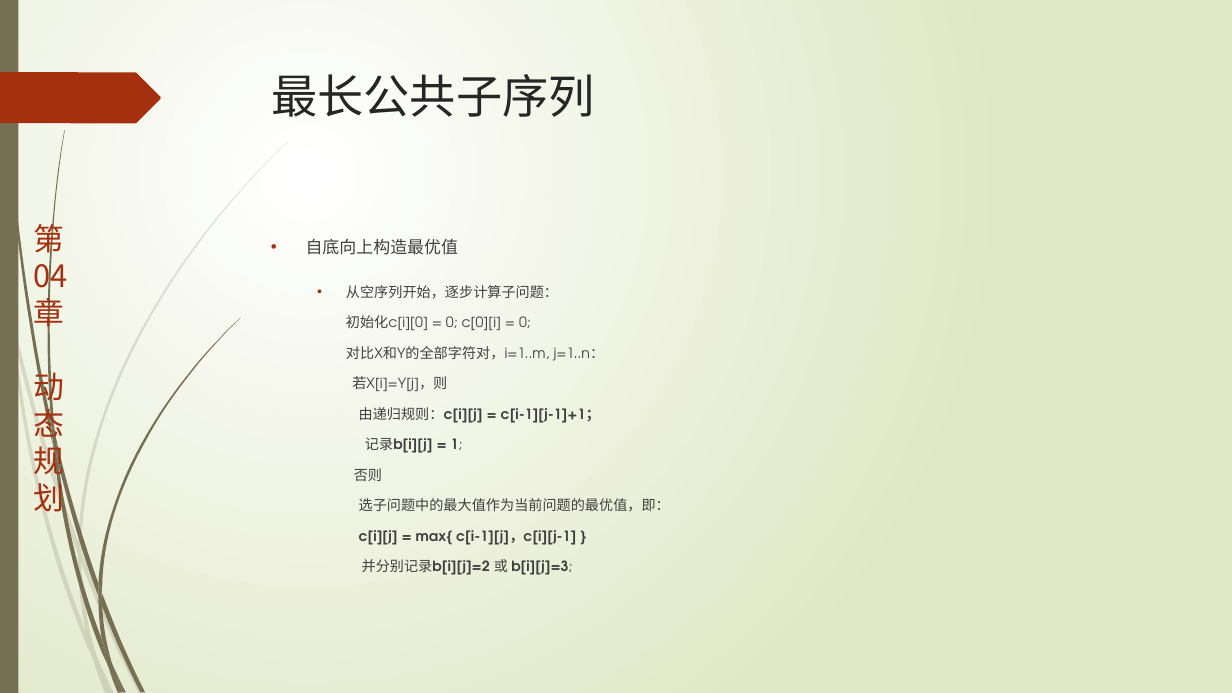
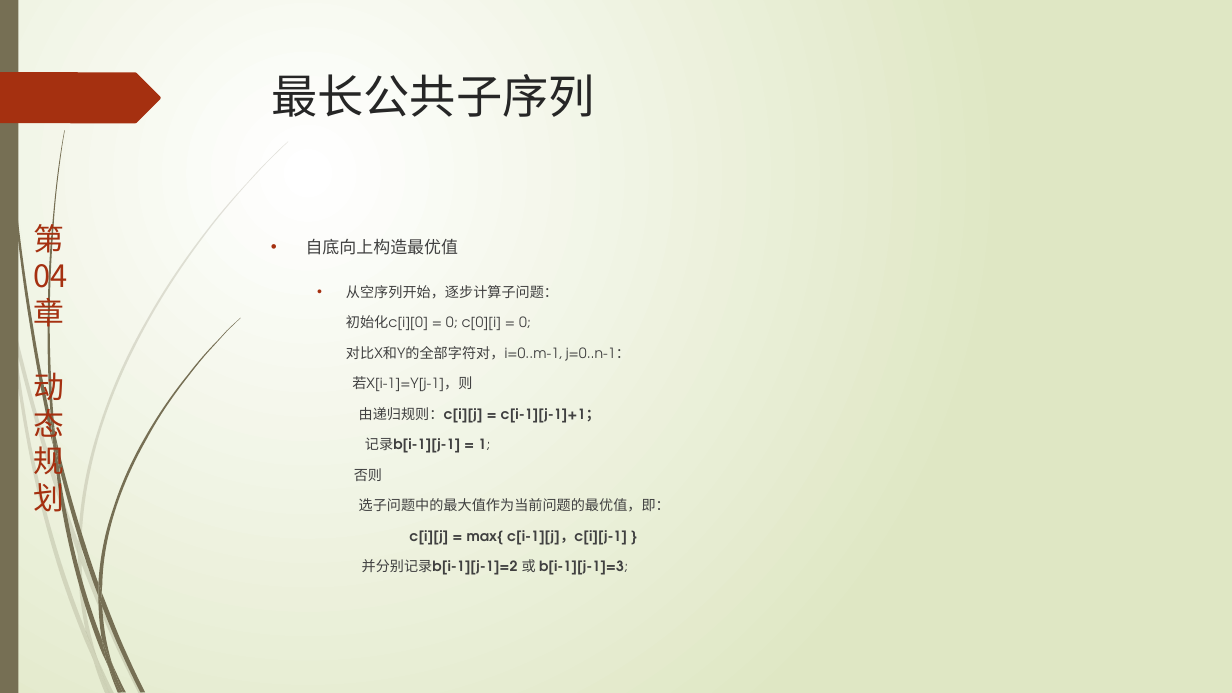
Before and after one commit to TeacherPeng/AlgorithmDesign, a slide deck: slide 19 of 教案/第04章.动态规划.pptx (slide 17 before the commit). Drawn at 1232x693 pixels with LibreOffice and Linux fonts; fonts in the diff are those of the drawing. Boxes give left, top, right and bottom in pixels: in the first picture for what was removed or moved away, otherwise in the second. Text is boxed around its words. In the diff, an @@ line names an element or a change of style, - is before the commit and + after.

```diff
--- a/教案/第04章.动态规划.pptx
+++ b/教案/第04章.动态规划.pptx
@@ text at [346,285,670,575]: text changed @@
-  • 从空序列开始，逐步计算子问题：
-    初始化c[i][0] = 0; c[0][i] = 0;
-    对比X和Y的全部字符对，i=1..m, j=1..n：
-    若X[i]=Y[j]，则
-    由递归规则：c[i][j] = c[i-1][j-1]+1；
-    记录b[i][j] = 1;
-    否则
-    选子问题中的最大值作为当前问题的最优值，即：
-    c[i][j] = max{ c[i-1][j]，c[i][j-1] }
-    并分别记录b[i][j]=2 或 b[i][j]=3;
+  • 从空序列开始，逐步计算子问题：
+    初始化c[i][0] = 0; c[0][i] = 0;
+    对比X和Y的全部字符对，i=0..m-1, j=0..n-1：
+    若X[i-1]=Y[j-1]，则
+    由递归规则：c[i][j] = c[i-1][j-1]+1；
+    记录b[i-1][j-1] = 1;
+    否则
+    选子问题中的最大值作为当前问题的最优值，即：
+    c[i][j] = max{ c[i-1][j]，c[i][j-1] }
+    并分别记录b[i-1][j-1]=2 或 b[i-1][j-1]=3;
```
Also in this commit, not shown: 10 other slides changed, 3 slides added, 8 other files.
